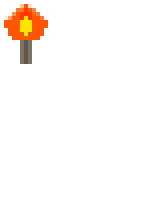
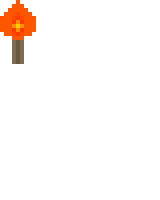
The second 160px x 200px image is a revision of the first. Changes to its layers:
painted on "torch flame" over bbox(0, 0, 48, 64)
hid "torch shaft", painted on it over bbox(20, 12, 32, 64)
